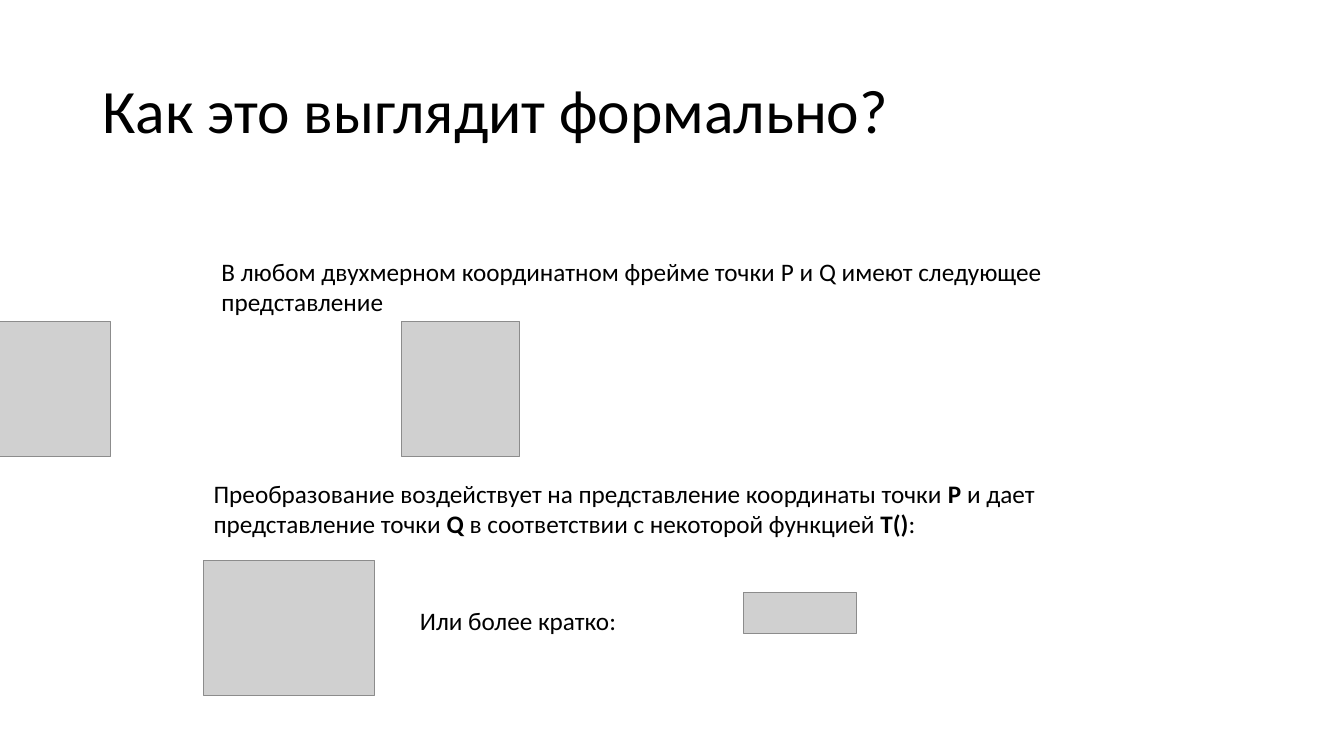
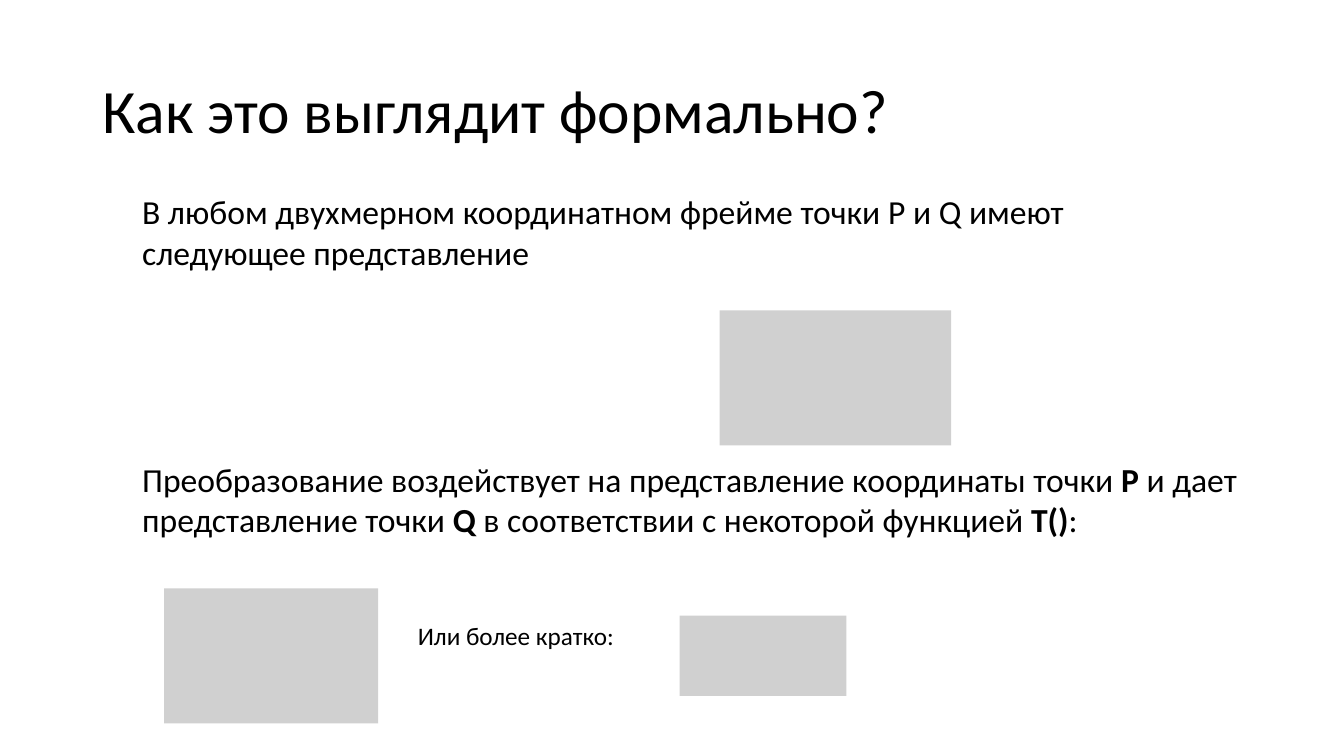
Before and after one commit to alexey-malov/cg-course, a slide deck: slide 70 of lectures/03 - Векторный анализ, трансформации и матрицы.pptx. Drawn at 1344x756 pixels with LibreOffice and Linux fonts; fonts in the diff are those of the drawing; grey boxes stand for pictures. Boxes give left, top, right and bottom in pixels: in the first picture for what was removed or moved away, otherwise in the second. Text is boxed around its words. In the diff, an @@ line names an element or a change of style, - is before the commit and + after.

```diff
--- a/lectures/03 - Векторный анализ, трансформации и матрицы.pptx
+++ b/lectures/03 - Векторный анализ, трансформации и матрицы.pptx
@@ text "В любом двухмерном координатном фрейме ..." at [142,201,1064,271]: size 18 to 24 pt @@
@@ text "В любом двухмерном координатном фрейме ...": place and size @@
-text "В любом двухмерном координатном фрейме ..." at [221,264,1041,315]
+text "В любом двухмерном координатном фрейме ..." at [142,201,1064,271]
@@ picture removed at [0,322,111,457] @@
@@ picture removed at [401,322,519,457] @@
@@ picture added at [720,311,952,446] @@
@@ text "Преобразование воздействует на представление координаты ...": place and size @@
-text "Преобразование воздействует на представление координаты ..." at [214,486,1034,537]
+text "Преобразование воздействует на представление координаты ..." at [142,469,1236,538]
@@ text "Преобразование воздействует на представление координаты ..." at [142,469,1236,538]: size 18 to 24 pt @@
@@ picture: place and size @@
-picture at [204,561,375,696]
+picture at [164,589,378,724]
@@ picture removed at [744,593,857,634] @@
@@ text "Или более кратко:": place and size @@
-text "Или более кратко:" at [420,613,616,634]
+text "Или более кратко:" at [418,628,614,649]
@@ picture added at [680,616,846,697] @@
```
Also in this commit, not shown: 6 other slides changed.
